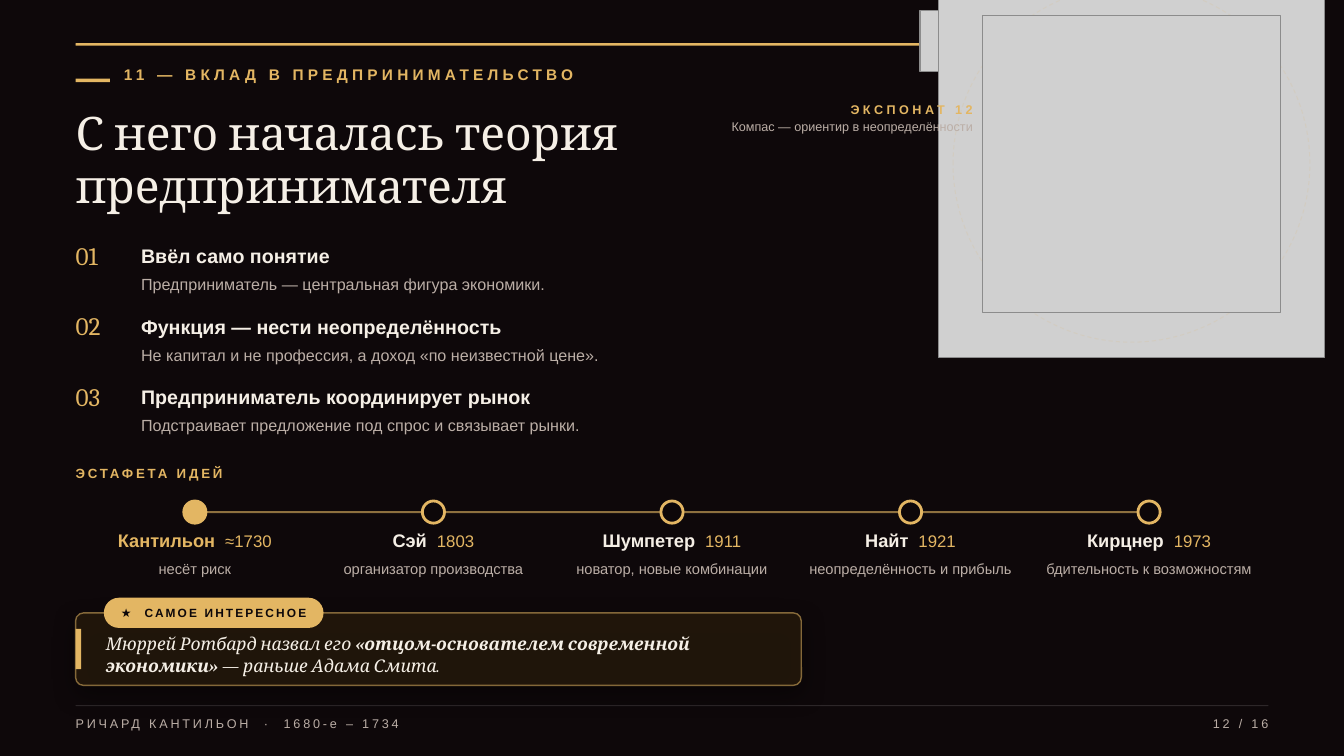
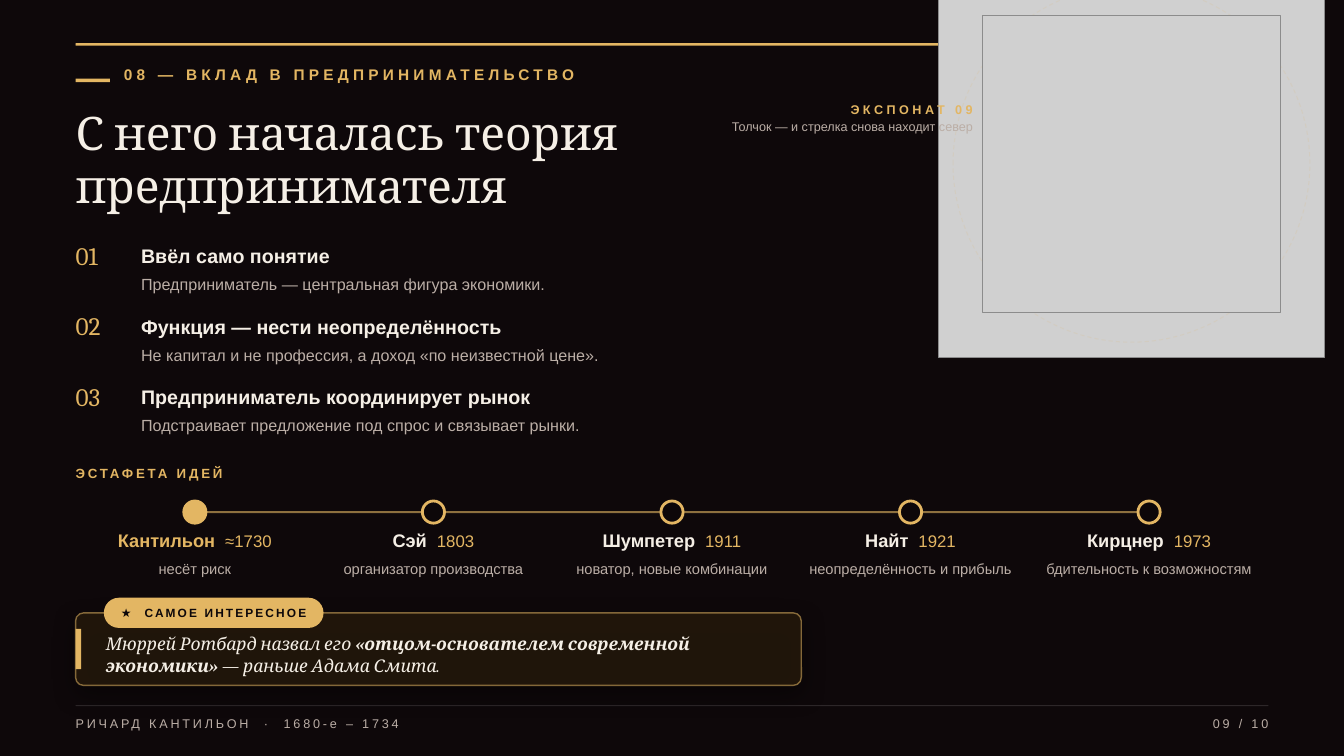
Before and after one commit to overbaffe1/omgGame, a slide deck: slide 9 of exports/cantillon-3d-presentation.pptx (slide 12 before the commit). Drawn at 1344x756 pixels with LibreOffice and Linux fonts; fonts in the diff are those of the drawing; grey boxes stand for pictures; background and template pictures are left out. Boxes give left, top, right and bottom in pixels: in the first picture for what was removed or moved away, otherwise in the second. Text is boxed around its words. In the diff, an @@ line names an element or a change of style, - is before the commit and + after.

```diff
--- a/exports/cantillon-3d-presentation.pptx
+++ b/exports/cantillon-3d-presentation.pptx
@@ picture removed at box(921, 11, 981, 72) @@
@@ rectangle: place and size @@
-rectangle at box(76, 43, 951, 45)
+rectangle at box(76, 43, 1136, 45)
@@ text at box(124, 68, 574, 84): text changed @@
-11 — ВКЛАД В ПРЕДПРИНИМАТЕЛЬСТВО
+08 — ВКЛАД В ПРЕДПРИНИМАТЕЛЬСТВО
@@ text at box(732, 104, 973, 134): text changed @@
-ЭКСПОНАТ 12
-Компас — ориентир в неопределённости
+ЭКСПОНАТ 09
+Толчок — и стрелка снова находит север
@@ text at box(1213, 719, 1268, 728): text changed @@
-12 / 16
+09 / 10
```
Also in this commit, not shown: 8 other slides changed, 1 slide added, 7 slides removed, 54 other files.
